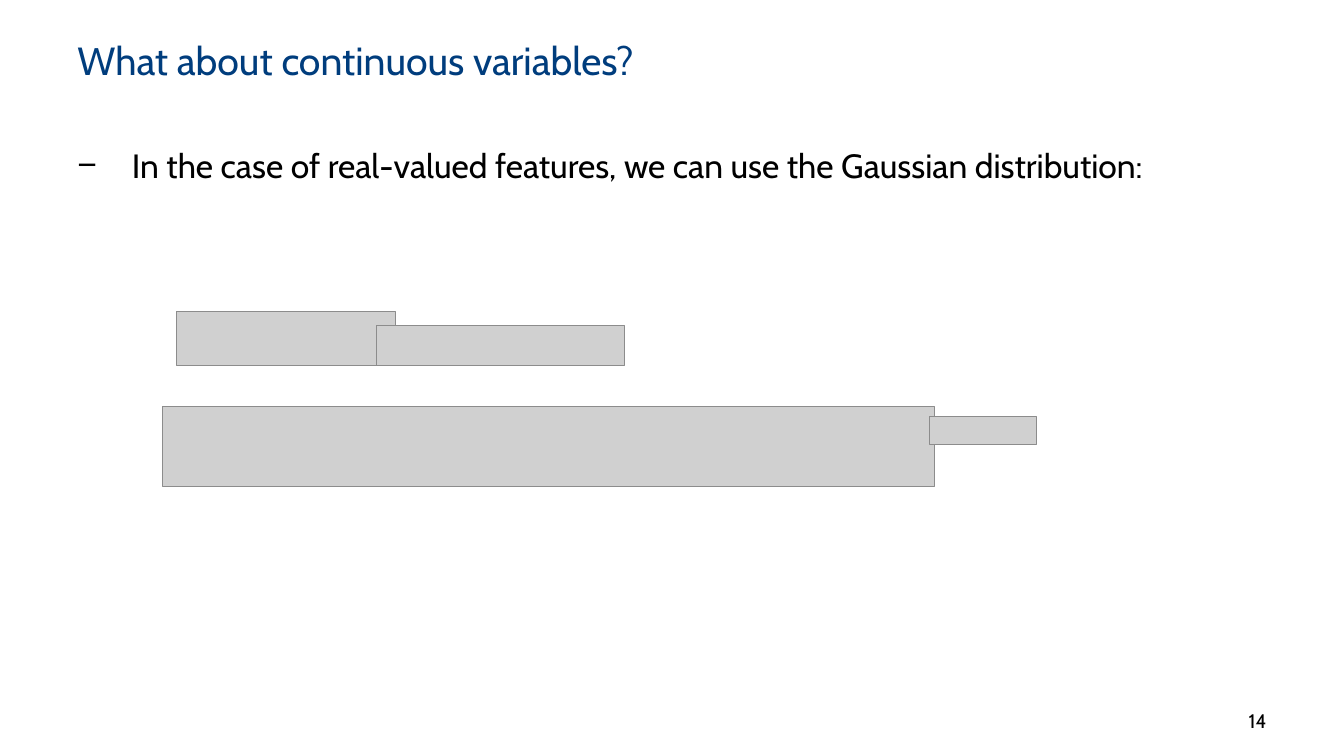
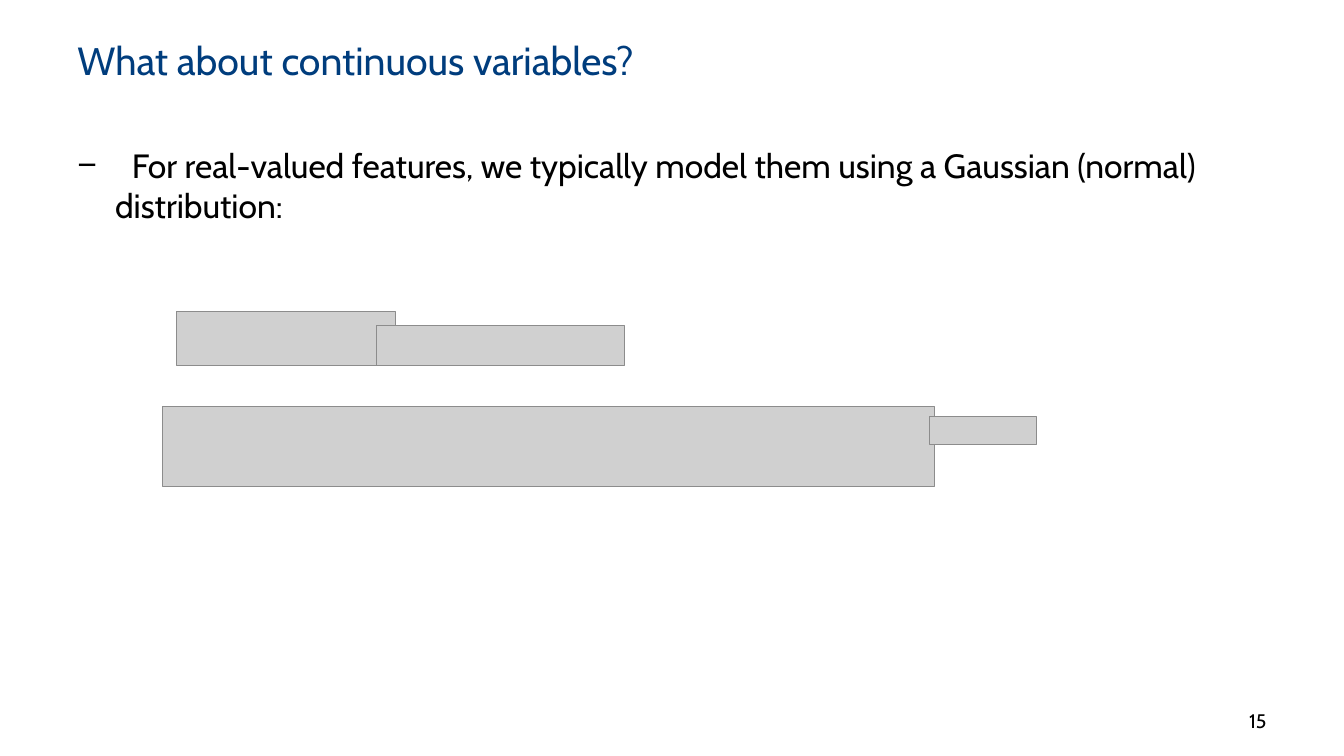
Before and after one commit to ML4NS/ml4ns.github.io, a slide deck: slide 15 of slides/04- Bayesian models/ML4NuerScience_BayesianModels.pptx (slide 14 before the commit). Drawn at 1344x756 pixels with LibreOffice and Linux fonts; fonts in the diff are those of the drawing; grey boxes stand for pictures; background and template pictures are left out. Boxes give left, top, right and bottom in pixels: in the first picture for what was removed or moved away, otherwise in the second. Text is boxed around its words. In the diff, an @@ line names an element or a change of style, - is before the commit and + after.

```diff
--- a/slides/04- Bayesian models/ML4NuerScience_BayesianModels.pptx
+++ b/slides/04- Bayesian models/ML4NuerScience_BayesianModels.pptx
@@ text at [115, 152, 1195, 219]: text changed @@
-− In the case of real-valued features, we can use the Gaussian distribution:
+− For real-valued features, we typically model them using a Gaussian (normal) distribution:
@@ page number at [1249, 714, 1267, 729]: text changed @@
-14
+15
```
Also in this commit, not shown: 26 other slides changed, 2 slides added, 1 other file.
